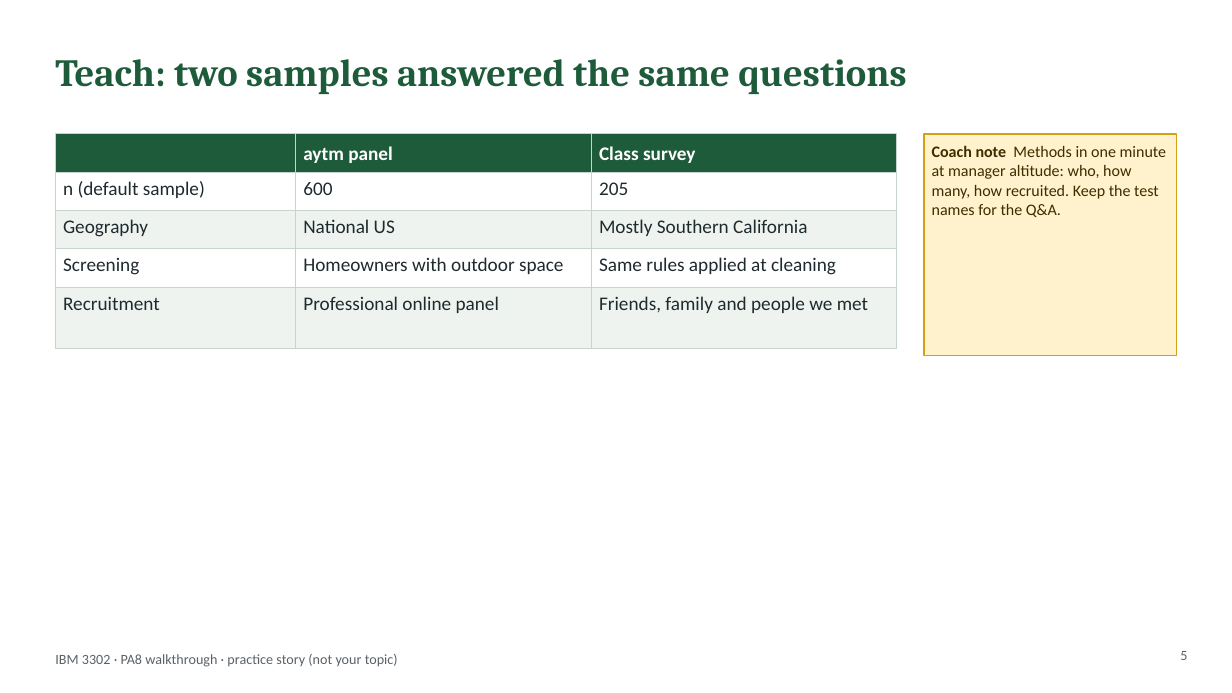
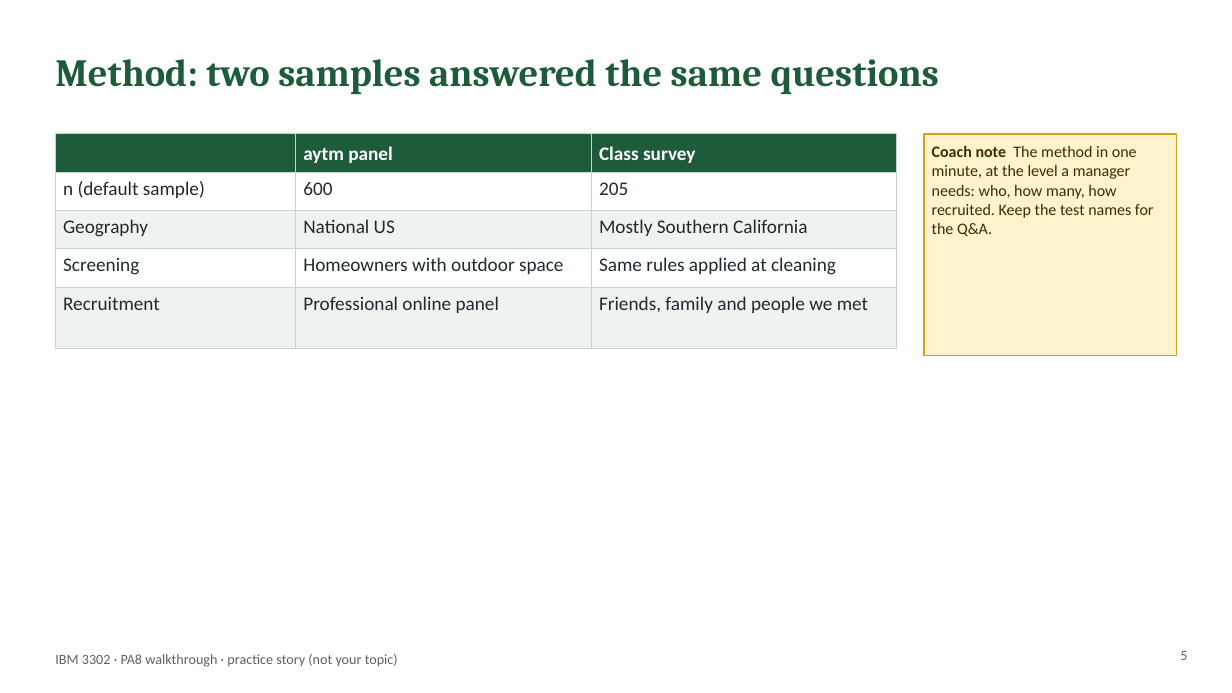
Before and after one commit to lyf718718/mktg-research-sim, a slide deck: slide 5 of hub/files/PA8_Presentation_Walkthrough.pptx. Drawn at 1232x693 pixels with LibreOffice and Linux fonts; fonts in the diff are those of the drawing. Boxes give left, top, right and bottom in pixels: in the first picture for what was removed or moved away, otherwise in the second. Text is boxed around its words. In the diff, an @@ line names an element or a change of style, - is before the commit and + after.

```diff
--- a/hub/files/PA8_Presentation_Walkthrough.pptx
+++ b/hub/files/PA8_Presentation_Walkthrough.pptx
@@ title at (55,59,939,94): text changed @@
-Teach: two samples answered the same questions
+Method: two samples answered the same questions
@@ text in rectangle at (932,145,1154,236): text changed @@
-Coach note Methods in one minute at manager altitude: who, how many, how recruited. Keep the test names for the Q&A.
+Coach note The method in one minute, at the level a manager needs: who, how many, how recruited. Keep the test names for the Q&A.
```
Also in this commit, not shown: 12 other slides changed, 17 other files.
